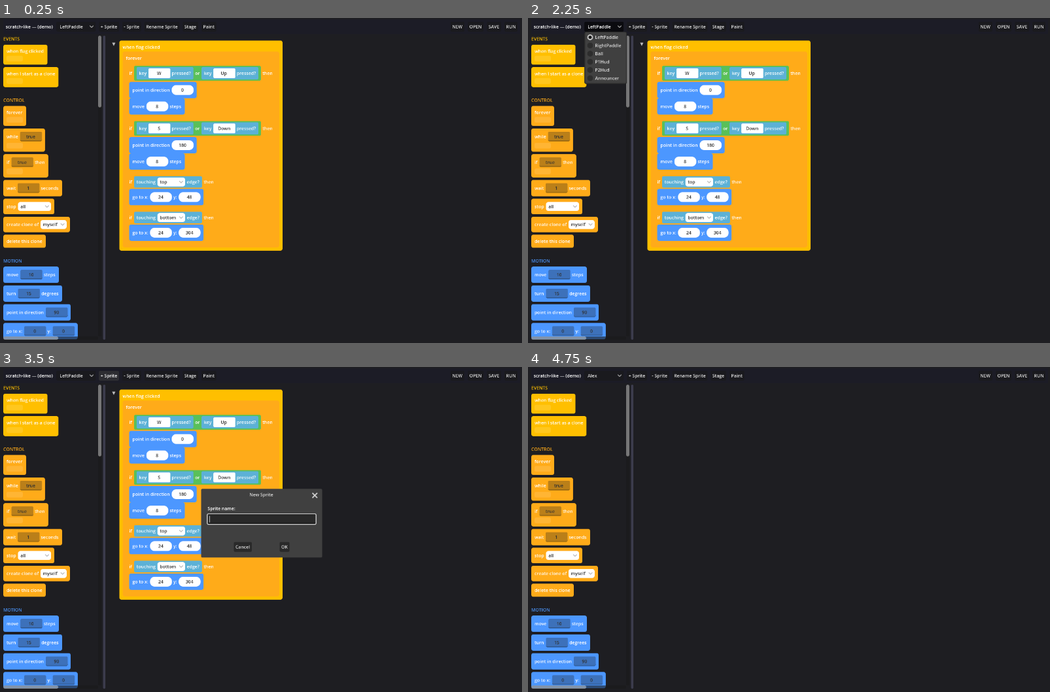
Above: before the commit, frames 1-4 (two rows, left to right).
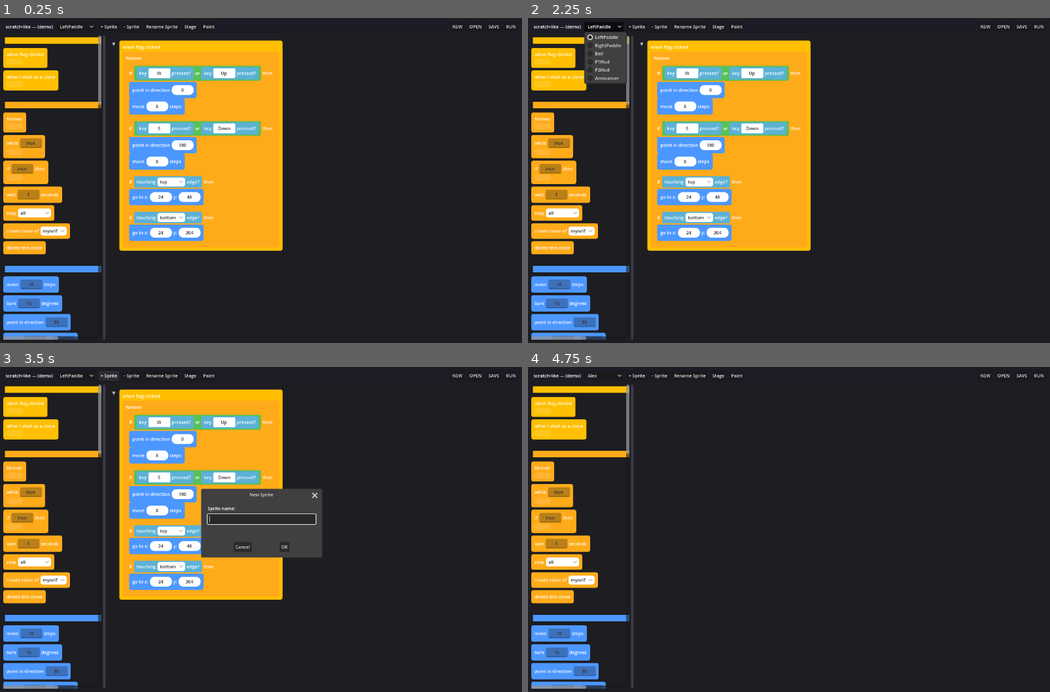
Above: after the commit, the same moments.

Repository: nedink/scratch-like
Game: Godot game, scene res://editor.tscn
Same seed, same stepped clock (60 frames per second), same inputs: the game is played once before the commit and once after it.
Inputs (mouse positions are in pixels of both pictures, inside the frame that each line leads up to):
- Up to frame 1 (0.25 s): no input
- Up to frame 2 (2.25 s): click "NEW" at 0.5 s; click "NEW" at 1.25 s; click "LeftPaddle" at 2 s
- Up to frame 3 (3.5 s): click "+ Sprite" at 2.75 s
- Up to frame 4 (4.75 s): click (789, 519) at 3.52 s; type "Alex" at 3.6 s; click "OK" at 4.25 s

The runs differ from the first frame. In frame 1, 5.8% of the frame differs, in the area x 0-20%, y 5-99%; in frame 2, 5.6%; in frame 3, 5.8%; in frame 4, 5.8%.

Commit message:
M49: recolour a block category from its palette section header
Click a palette group title to open a colour picker; the category's blocks
recolour live and the choice persists to blocks/block_styles.tres on close.
Each header is now a ColorPickerButton (fill = category colour, contrasting
title text) wired to a two-method colour-store API on BlockView
(set_category_color / save_styles). Editor UI only — no opcode, data-shape,
runtime, or editor.tscn/editor.gd change. (Also rides a pre-existing palette
fix: "Make a List" moved out of the variables-only branch to the group loop.)

Co-Authored-By: Claude Opus 4.8 <noreply@anthropic.com>

Diff:
--- a/scripts/block_palette.gd
+++ b/scripts/block_palette.gd
@@ -103,19 +103,19 @@
 			if _on_rename_variable.is_valid() or _on_delete_variable.is_valid():
 				for var_name in BlockView.project_variables:
 					add_child(_make_variable_row(String(var_name)))
-			# The "Make a List" affordance + per-list rows sit atop the lists group (M44), the exact
-			# twin of the variables group's Make button + rows — a real Button + MenuButtons, not chips,
-			# so GUI handles their clicks and _chip_at skips them. The list *chips* (the 9 list blocks)
-			# then follow via the generic loop below, since they carry palette:true like any category.
-			if category == "lists" and _on_make_list.is_valid():
-				var make_list_btn := Button.new()
-				make_list_btn.text = "Make a List"
-				make_list_btn.alignment = HORIZONTAL_ALIGNMENT_LEFT
-				make_list_btn.pressed.connect(_on_make_list)
-				add_child(make_list_btn)
-				if _on_rename_list.is_valid() or _on_delete_list.is_valid():
-					for list_name in BlockView.project_lists:
-						add_child(_make_list_row(String(list_name)))
+		# The "Make a List" affordance + per-list rows sit atop the lists group (M44), the exact
+		# twin of the variables group's Make button + rows — a real Button + MenuButtons, not chips,
+		# so GUI handles their clicks and _chip_at skips them. The list *chips* (the 9 list blocks)
+		# then follow via the generic loop below, since they carry palette:true like any category.
+		if category == "lists" and _on_make_list.is_valid():
+			var make_list_btn := Button.new()
+			make_list_btn.text = "Make a List"
+			make_list_btn.alignment = HORIZONTAL_ALIGNMENT_LEFT
+			make_list_btn.pressed.connect(_on_make_list)
+			add_child(make_list_btn)
+			if _on_rename_list.is_valid() or _on_delete_list.is_valid():
+				for list_name in BlockView.project_lists:
+					add_child(_make_list_row(String(list_name)))
 		var self_state_separated := false
 		for opcode in group["opcodes"]:
 			# The running-sprite self-state reporters (position/velocity) come last in the group
@@ -177,11 +177,50 @@
 		spacer.custom_minimum_size = Vector2(0, _GROUP_GAP)
 		spacer.mouse_filter = Control.MOUSE_FILTER_IGNORE
 		add_child(spacer)
-	var header := Label.new()
+	# The header is a ColorPickerButton (M49) so clicking a section title opens a colour picker for
+	# that category — the same picker idiom the inspector and Paint view use. The button's fill *is*
+	# the category colour (a Scratch-like coloured title bar), with the title text drawn in a
+	# contrasting shade so it stays legible on light and dark categories alike. It carries no
+	# `palette_opcode` meta, so _chip_at skips it and our _input never starts a drag from it; GUI
+	# handles the click, exactly like the Make-a-Variable button.
+	var col := BlockView.category_color(category)
+	var header := ColorPickerButton.new()
 	header.text = text if text != "" else category.to_upper()
-	header.add_theme_color_override("font_color", BlockView.category_color(category))
-	header.mouse_filter = Control.MOUSE_FILTER_IGNORE
+	header.alignment = HORIZONTAL_ALIGNMENT_LEFT
+	header.edit_alpha = false  # category colours are opaque
+	header.color = col
+	header.tooltip_text = "Click to change this category's block colour"
+	_style_header_text(header, col)
+	header.color_changed.connect(_on_category_color_changed.bind(category, header))
+	header.popup_closed.connect(_on_category_color_committed)
 	add_child(header)
+
+
+## Draw a header button's title in black or white, whichever contrasts with its category-colour
+## fill (M49), so the section name stays readable across the whole palette.
+func _style_header_text(btn: Button, fill: Color) -> void:
+	var fg := Color.BLACK if fill.get_luminance() > 0.5 else Color.WHITE
+	for state in ["font_color", "font_hover_color", "font_pressed_color", "font_focus_color"]:
+		btn.add_theme_color_override(state, fg)
+
+
+## Live as the user drags in a category header's colour picker (M49): set the colour in memory
+## (BlockView.set_category_color) and re-render the canvas so its blocks recolour immediately. The
+## header button tracks its own fill; we deliberately do NOT rebuild the palette here (that would
+## free the open picker) — chip re-tinting and persistence wait for the picker to close.
+func _on_category_color_changed(color: Color, category: String, header: ColorPickerButton) -> void:
+	BlockView.set_category_color(category, color)
+	_style_header_text(header, color)
+	if _canvas != null:
+		_canvas.refresh()
+
+
+## When a category header's colour picker closes (M49): persist the BlockStyles resource to disk
+## (one write) and rebuild the palette so every chip in that category re-tints to the final colour.
+## Deferred — rebuild() frees the palette's children, and we're inside the button's own signal.
+func _on_category_color_committed() -> void:
+	BlockView.save_styles()
+	call_deferred("rebuild")
 
 
 ## A thin horizontal rule used inside a group to set off the running-sprite self-state reporters
--- a/scripts/block_view.gd
+++ b/scripts/block_view.gd
@@ -916,6 +916,24 @@
 	return _CATEGORY_COLORS.get(category, _CATEGORY_COLORS["unknown"])
 
 
+## Set a category's display colour in the editable BlockStyles resource (the M48 styling store),
+## in memory. The palette calls this live as the user drags in a section-header colour picker (M49);
+## category_color() / _tint() then read the new value on the next render. Falls back to creating a
+## fresh BlockStyles if the resource failed to load, so a recolour never silently no-ops.
+static func set_category_color(category: String, color: Color) -> void:
+	if _styles == null:
+		_styles = BlockStyles.new()
+	_styles.set(category, color)
+
+
+## Persist the BlockStyles resource back to blocks/block_styles.tres, so a colour edit survives a
+## relaunch (the resource IS the editable colour store — M48). The palette calls this once when a
+## header's colour picker closes. A no-op if styles never loaded.
+static func save_styles() -> void:
+	if _styles != null:
+		ResourceSaver.save(_styles, "res://blocks/block_styles.tres")
+
+
 ## Recolour a block scene's `panel` stylebox to its category colour, in place. The scene owns
 ## the *shape* (corner radii, padding, border); we duplicate its stylebox and override only
 ## bg_color, so a user's shape edits survive and only the data-keyed colour is applied. The
Not shown, changed: CLAUDE.md
Not shown, changed: HANDOFF.md
